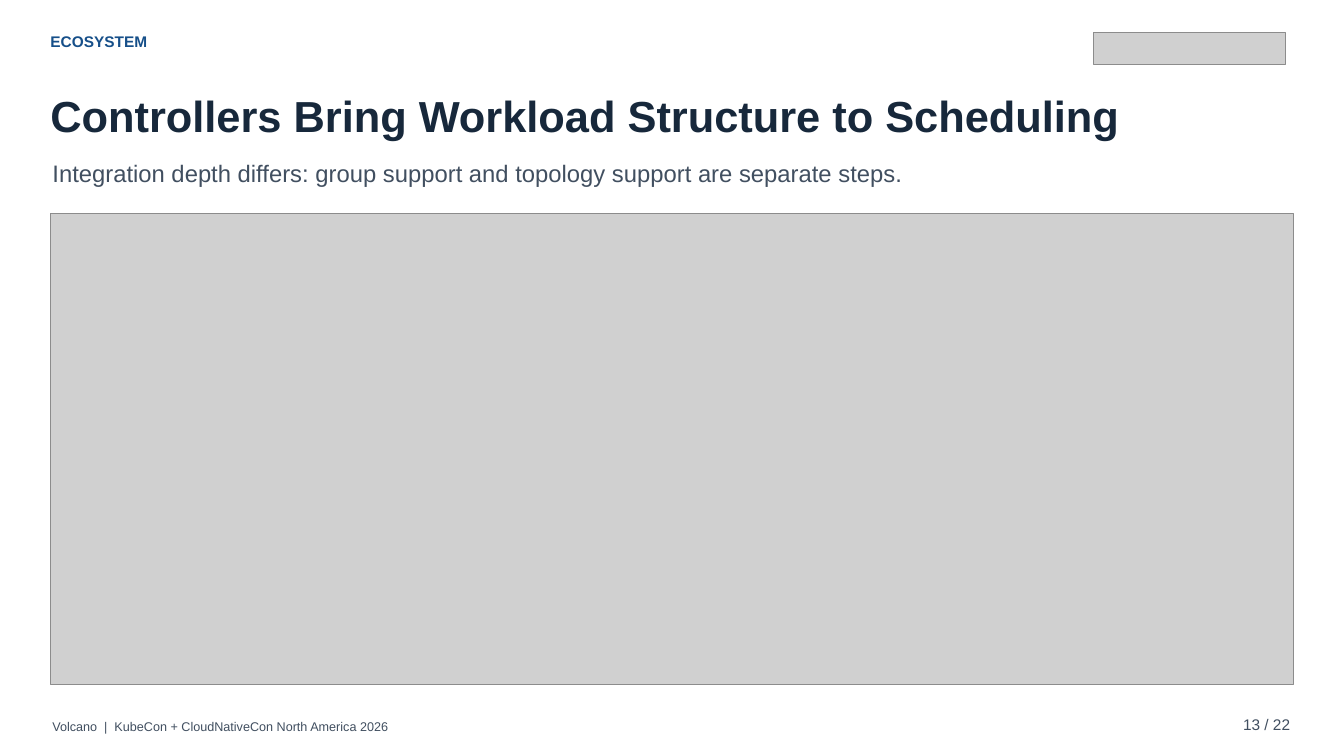
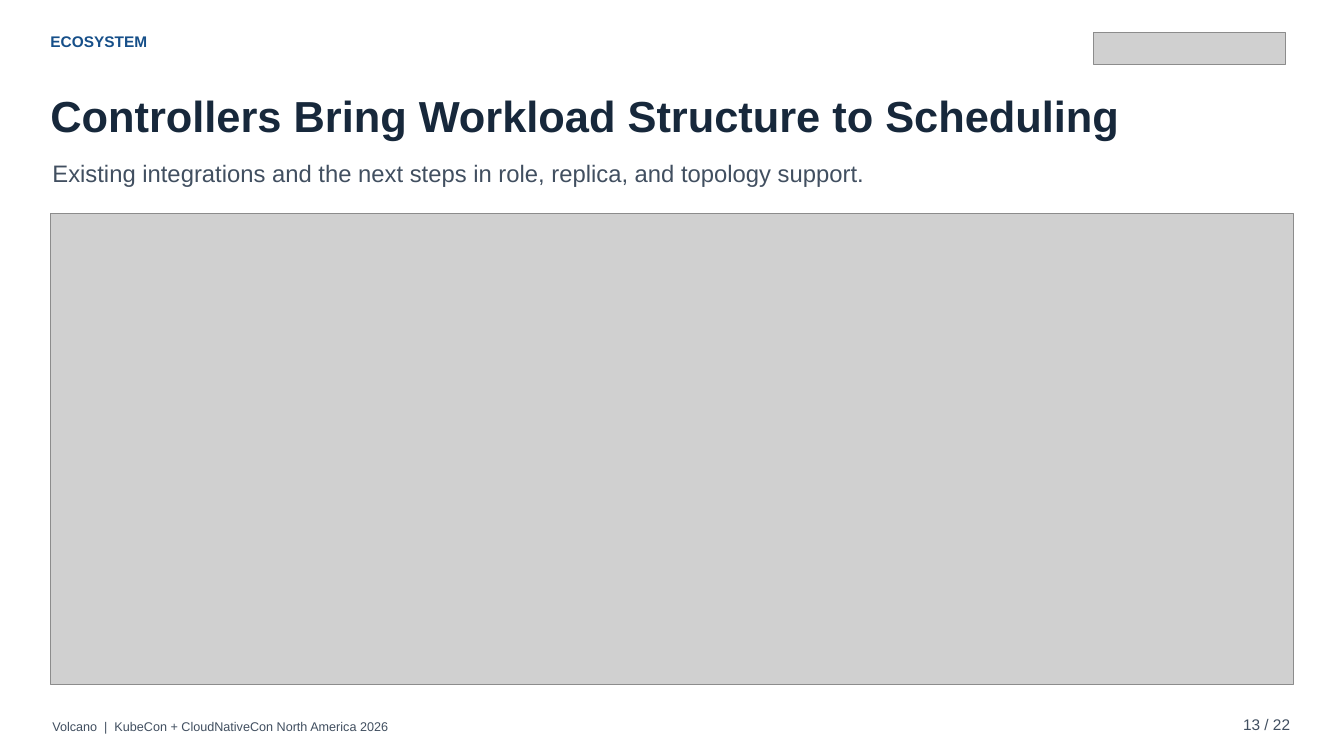
Before and after one commit to JesseStutler/volcano, a slide deck: slide 13 of docs/ppt/Volcano_KubeCon_NA_2026.pptx. Drawn at 1344x756 pixels with LibreOffice and Linux fonts; fonts in the diff are those of the drawing; grey boxes stand for pictures; background and template pictures are left out. Boxes give left, top, right and bottom in pixels: in the first picture for what was removed or moved away, otherwise in the second. Text is boxed around its words. In the diff, an @@ line names an element or a change of style, - is before the commit and + after.

Commit message:
docs: align NA diagrams with topology visuals and expand ecosystem roadmap

```diff
--- a/docs/ppt/Volcano_KubeCon_NA_2026.pptx
+++ b/docs/ppt/Volcano_KubeCon_NA_2026.pptx
@@ text at (52,164,864,187): text changed @@
-Integration depth differs: group support and topology support are separate steps.
+Existing integrations and the next steps in role, replica, and topology support.
```
Also in this commit, not shown: 48 other files.
